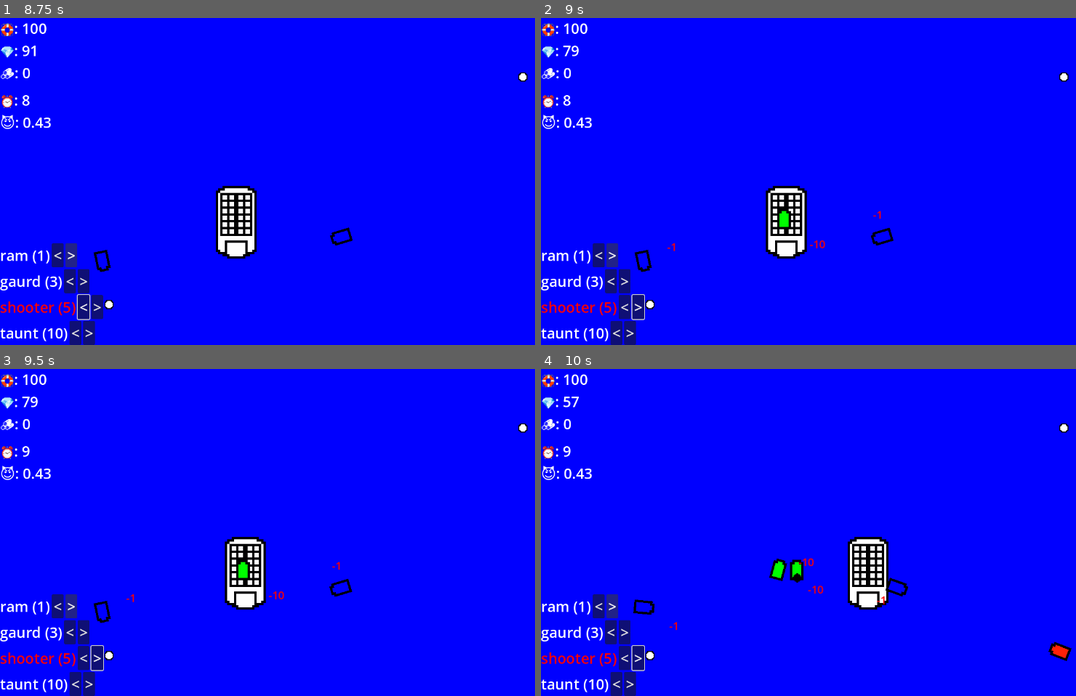
Above: before the commit, frames 1-4 (two rows, left to right).
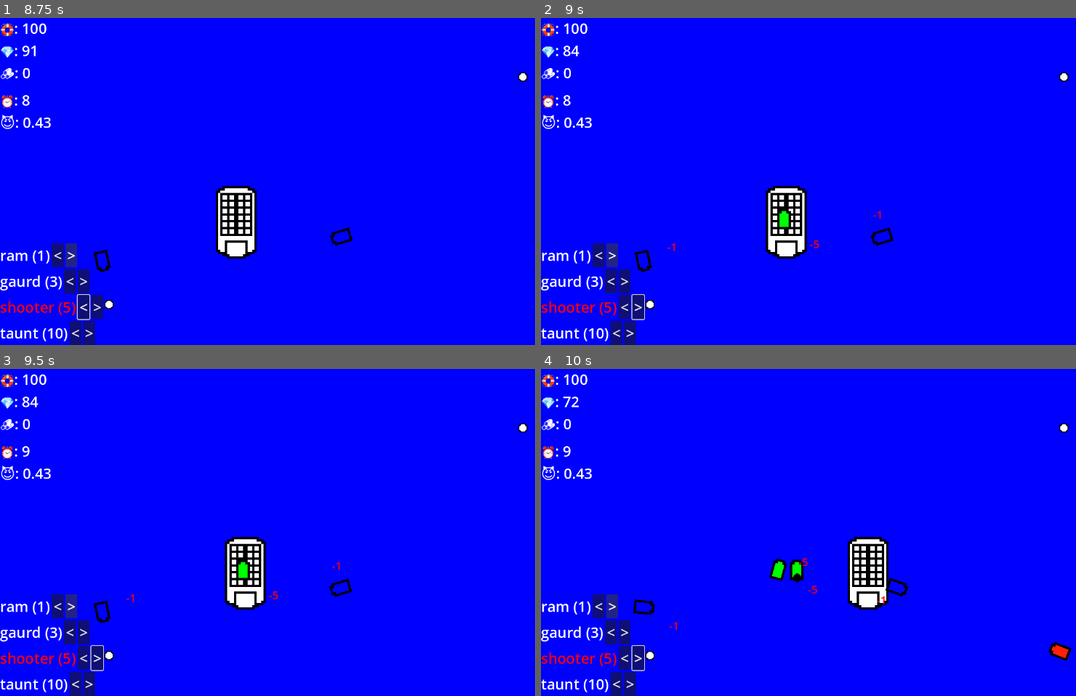
Above: after the commit, the same moments.

Repository: JoeyShapiro/ContainerCaptain
Game: Godot game, scene res://main.tscn
Same seed, same stepped clock (60 frames per second), same inputs: the game is played once before the commit and once after it.
Inputs:
- Up to frame 1 (8.75 s): click "New Game" at 0.5 s; click "<" at 1.25 s; click ">" at 2 s; hold D (move_right) 2.78-3.53 s; hold Down (menu_down) 3.53-4.28 s; tap Enter at 4.25 s; hold D (move_right) 4.28-5.03 s; hold Right (menu_scale_up) 5.03-5.78 s; hold A (move_left) 5.78-7.28 s; hold Down (menu_down) 7.28-8.03 s; hold D (move_right) from 8.03 s (still down)
- Up to frame 2 (9 s): release D (move_right) at 8.78 s; hold Right (menu_scale_up) from 8.78 s (still down)
- Up to frame 3 (9.5 s): keep holding Right (menu_scale_up)
- Up to frame 4 (10 s): tap Space at 9.5 s; release Right (menu_scale_up) at 9.53 s; hold D (move_right) from 9.53 s (still down)

Frame 1 is identical in both runs. In frame 2, 0.1% of the frame differs, in the area x 4-54%, y 8-71%; in frame 3, 0.1%; in frame 4, 0.1%, in the area x 4-53%, y 8-69%.

Commit message:
fixed cost of shooter

Diff:
--- a/droneShooter.gd
+++ b/droneShooter.gd
@@ -7,7 +7,7 @@
 @export var speed = 1
 @export var max_hull = 10
 @export var damage = 5
-@export var cost = 10
+@export var cost = 5
 var hull
 
 # Called when the node enters the scene tree for the first time.
